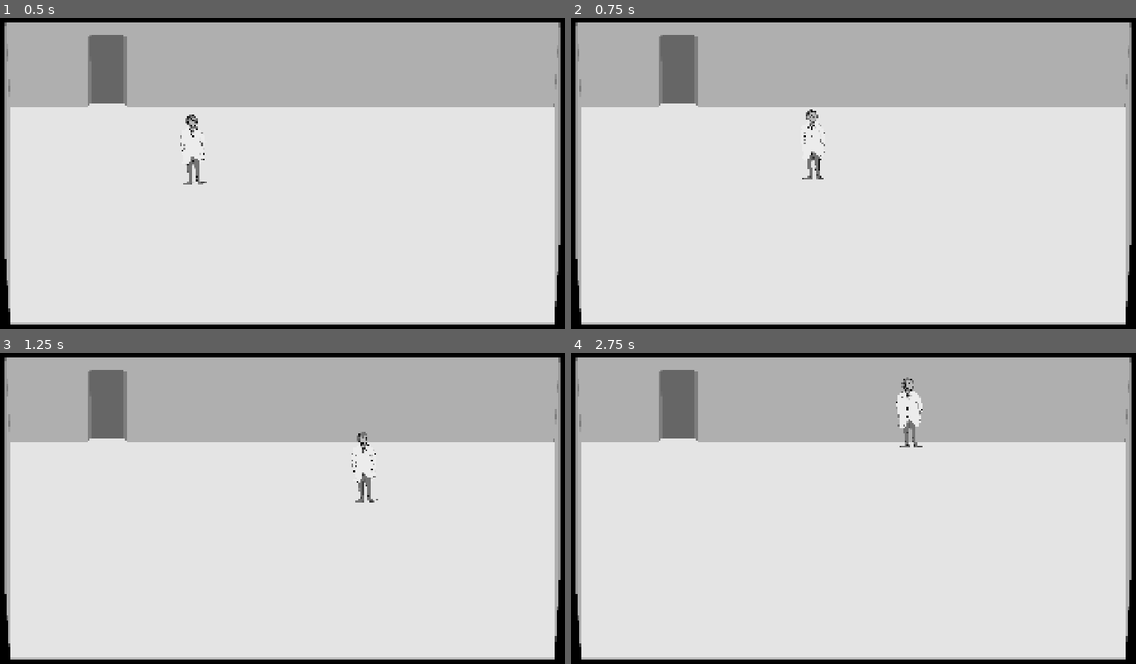
Above: before the commit, frames 1-4 (two rows, left to right).
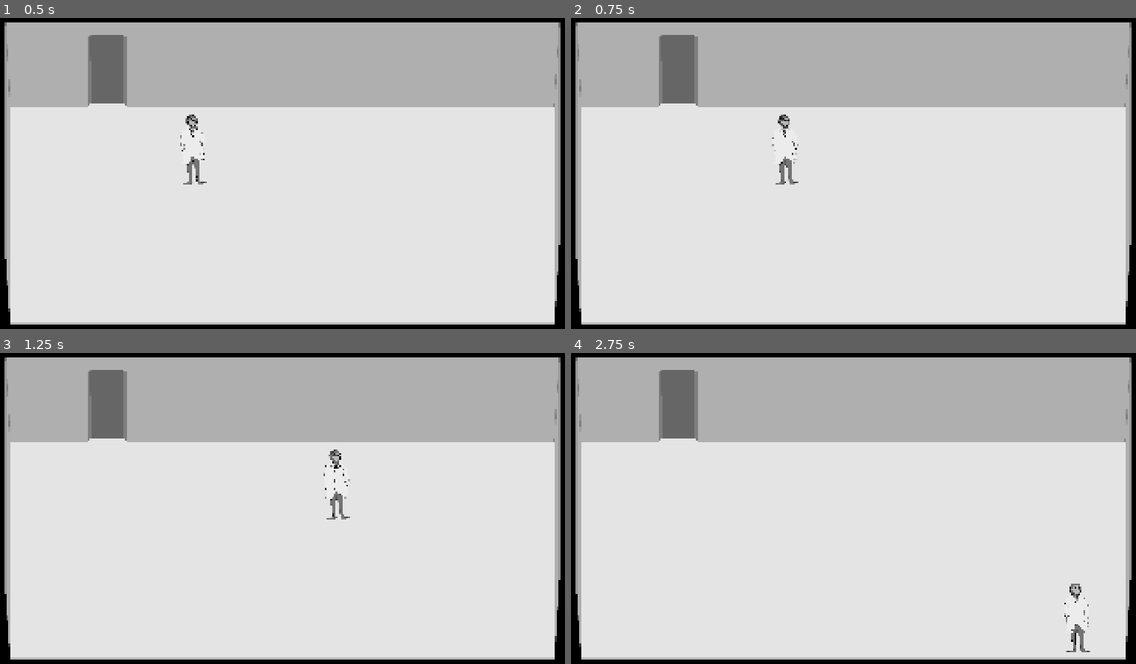
Above: after the commit, the same moments.

Repository: Kurdayy/The-Cure
Game: Godot game, scene res://Scenes/main_scene.tscn
Two runs of this game, one before a commit and one after it. Both use one fixed random seed, a clock stepped at 60 frames per second and the inputs below.
Inputs (mouse positions are in pixels of both pictures, inside the frame that each line leads up to):
- Up to frame 1 (0.5 s): no input
- Up to frame 2 (0.75 s): tap Enter at 0.5 s; move the mouse to (983, 157) at 0.52 s; hold D (move_right, bound only after the commit) from 0.53 s (still down); hold Right mouse button (move) from 0.53 s (still down)
- Up to frame 3 (1.25 s): keep holding D (move_right, bound only after the commit); keep holding Right mouse button (move)
- Up to frame 4 (2.75 s): move the mouse to (734, 527) at 1.27 s; release D (move_right, bound only after the commit) at 1.28 s; release Right mouse button (move) at 1.28 s; hold S (move_down, bound only after the commit) 1.28-2.03 s; click (734, 527) at 1.35 s; right-click (734, 527) at 1.55 s; move the mouse to (910, 436) at 2.02 s; hold D (move_right, bound only after the commit) from 2.03 s (still down); hold Right mouse button (move) from 2.03 s (still down)

Frame 1 is identical in both runs. In frame 2, 0.5% of the frame differs, in the area x 35-45%, y 29-54%; in frame 3, 0.5%; in frame 4, 0.8%, in the area x 57-92%, y 7-97%.

Commit message:
added WASD move and collisions, updated transitions
WASD move
Transition logic really basic atm, must leave the collision space of the transitioned to transition to reenable and go back.

Diff:
--- a/Scenes/main_scene.tscn
+++ b/Scenes/main_scene.tscn
@@ -17,7 +17,7 @@
 position = Vector2(-1920, 1080)
 
 [node name="room_b_hall0" parent="RoomManager" instance=ExtResource("6_maf8m")]
-position = Vector2(-1920, -1080)
+position = Vector2(-1920, -2032)
 
 [node name="room_b_hall1" parent="RoomManager" instance=ExtResource("7_huasi")]
 position = Vector2(0, -1080)
--- a/Scenes/player_character.tscn
+++ b/Scenes/player_character.tscn
@@ -11,6 +11,8 @@
 scale = Vector2(0.435547, 0.435547)
 script = ExtResource("1_cmdk4")
 movement_speed = 800.0
+movement_accel = 3200.0
+movement_deccel = 6400.0
 
 [node name="TestCharPng" type="Sprite2D" parent="."]
 position = Vector2(-146.942, -551.031)
--- a/Scenes/rooms/room_b_hall0.tscn
+++ b/Scenes/rooms/room_b_hall0.tscn
@@ -1,13 +1,15 @@
-[gd_scene load_steps=5 format=3 uid="uid://hdfv4uqe4353"]
+[gd_scene load_steps=6 format=3 uid="uid://hdfv4uqe4353"]
 
 [ext_resource type="Script" uid="uid://c1mx7iv3y3lcp" path="res://Scripts/room.gd" id="1_qyikc"]
 [ext_resource type="Texture2D" uid="uid://bs8umcl1h2337" path="res://Backgrounds/bg_b_hall0.png" id="2_p15v1"]
-[ext_resource type="Script" uid="uid://durtuac7kceol" path="res://Scripts/room_transition.gd" id="3_t7jnl"]
+[ext_resource type="PackedScene" uid="uid://nog261mv5dii" path="res://Scenes/transition.tscn" id="3_6iyp8"]
 
 [sub_resource type="NavigationPolygon" id="NavigationPolygon_oq0nc"]
 vertices = PackedVector2Array(1130, 877.922, 98, 885.922, 98, 806, 670, 626, 1450, 626, 1450, 602, 1526, 602, 1526, 626, 1910, 626, 1910, 878, 1198, 878, 1198, 910, 1130, 910, 10, 806, 10, 698, 98, 698, 602, 626, 98, 626, 670, 602, 602, 602)
 polygons = Array[PackedInt32Array]([PackedInt32Array(0, 1, 2, 3), PackedInt32Array(4, 5, 6, 7), PackedInt32Array(7, 8,  …(228 unchanged characters)…
 outlines = Array[PackedVector2Array]([PackedVector2Array(88, 616, 88, 688, 0, 688, 0, 816, 88, 816, 88, 896, 1120, 888, 1120, 920, 1208, 920, 1208, 888, 1920, 888, 1920, 616, 1536, 616, 1536, 592, 1440, 592, 1440, 616, 680, 616, 680, 592, 592, 592, 592, 616)])
+
+[sub_resource type="PhysicsMaterial" id="PhysicsMaterial_ftsn6"]
 
 [node name="room_b_hall0" type="Node2D"]
 script = ExtResource("1_qyikc")
@@ -22,50 +24,42 @@
 
 [node name="transitions" type="Node2D" parent="."]
 
-[node name="t0" type="Area2D" parent="transitions"]
-position = Vector2(640, 664)
-script = ExtResource("3_t7jnl")
+[node name="t0" parent="transitions" instance=ExtResource("3_6iyp8")]
+position = Vector2(640, 584)
 
-[node name="transition_area" type="CollisionPolygon2D" parent="transitions/t0"]
-position = Vector2(-88, -96)
-polygon = PackedVector2Array(0, 0, 176, 0, 176, 32, 0, 32)
+[node name="t1" parent="transitions" instance=ExtResource("3_6iyp8")]
+position = Vector2(1490, 600)
 
-[node name="t1" type="Area2D" parent="transitions"]
-position = Vector2(1488, 648)
-script = ExtResource("3_t7jnl")
+[node name="t2" parent="transitions" instance=ExtResource("3_6iyp8")]
+position = Vector2(16, 752)
+room_to = "room_b_mng"
+dirh = false
 
-[node name="transition_area" type="CollisionPolygon2D" parent="transitions/t1"]
-position = Vector2(-80, -80)
-polygon = PackedVector2Array(0, 0, 168, 0, 168, 32, 0, 32)
+[node name="transition_area" parent="transitions/t2" index="0"]
+position = Vector2(-40, 32)
+polygon = PackedVector2Array(24, -104, 56, -104, 56, 40, 24, 40)
 
-[node name="t2" type="Area2D" parent="transitions"]
-position = Vector2(96, 760)
-script = ExtResource("3_t7jnl")
-room_to = "room_b_mng"
+[node name="t5" parent="transitions" instance=ExtResource("3_6iyp8")]
+position = Vector2(1904, 752)
+room_to = "room_b_hall1"
+dirh = false
 
-[node name="transition_area" type="CollisionPolygon2D" parent="transitions/t2"]
-position = Vector2(-72, 32)
-polygon = PackedVector2Array(-24, -112, 8, -112, 8, 32, -24, 32)
+[node name="transition_area" parent="transitions/t5" index="0"]
+polygon = PackedVector2Array(72, -128, 104, -128, 104, 160, 72, 160)
 
-[node name="t3" type="Area2D" parent="transitions"]
-position = Vector2(1816, 744)
-script = ExtResource("3_t7jnl")
-room_to = "room_b_hall1"
+[node name="t4" parent="transitions" instance=ExtResource("3_6iyp8")]
+position = Vector2(1168, 928)
 
-[node name="transition_area" type="CollisionPolygon2D" parent="transitions/t3"]
-position = Vector2(96, 56)
-polygon = PackedVector2Array(-24, -240, 8, -240, 8, 112, -24, 112)
+[node name="room_collision" type="StaticBody2D" parent="."]
+physics_material_override = SubResource("PhysicsMaterial_ftsn6")
 
-[node name="t4" type="Area2D" parent="transitions"]
-position = Vector2(1168, 808)
-script = ExtResource("3_t7jnl")
+[node name="CollisionPolygon2D" type="CollisionPolygon2D" parent="room_collision"]
+polygon = PackedVector2Array(0, 824, 48, 824, 48, 896, 1096, 896, 1096, 920, 1240, 920, 1240, 896, 1920, 896, 1920, 1080, 0, 1080)
 
-[node name="transition_area" type="CollisionPolygon2D" parent="transitions/t4"]
-position = Vector2(-72, 32)
-polygon = PackedVector2Array(-24, 72, 168, 72, 168, 96, -24, 96)
+[node name="CollisionPolygon2D2" type="CollisionPolygon2D" parent="room_collision"]
+polygon = PackedVector2Array(0, 680, 48, 680, 48, 608, 568, 608, 568, 576, 704, 576, 704, 608, 1424, 608, 1424, 576, 1560, 576, 1560, 608, 1920, 608, 1920, 0, 0, 0)
 
-[connection signal="body_entered" from="transitions/t0" to="transitions/t0" method="_on_body_entered"]
-[connection signal="body_entered" from="transitions/t1" to="transitions/t1" method="_on_body_entered"]
-[connection signal="body_entered" from="transitions/t2" to="transitions/t2" method="_on_body_entered"]
-[connection signal="body_entered" from="transitions/t3" to="transitions/t3" method="_on_body_entered"]
-[connection signal="body_entered" from="transitions/t4" to="transitions/t4" method="_on_body_entered"]
+[editable path="transitions/t0"]
+[editable path="transitions/t2"]
+[editable path="transitions/t5"]
+[editable path="transitions/t4"]
--- a/Scenes/rooms/room_b_hall1.tscn
+++ b/Scenes/rooms/room_b_hall1.tscn
@@ -1,13 +1,16 @@
-[gd_scene load_steps=5 format=3 uid="uid://dc77jk1r7smmd"]
+[gd_scene load_steps=7 format=3 uid="uid://dc77jk1r7smmd"]
 
 [ext_resource type="Script" uid="uid://c1mx7iv3y3lcp" path="res://Scripts/room.gd" id="1_ext8b"]
 [ext_resource type="Texture2D" uid="uid://b8mdjmxxfxeep" path="res://Backgrounds/bg_b_hall1.png" id="2_rkbla"]
 [ext_resource type="Script" uid="uid://durtuac7kceol" path="res://Scripts/room_transition.gd" id="3_oo1m4"]
+[ext_resource type="PackedScene" uid="uid://nog261mv5dii" path="res://Scenes/transition.tscn" id="3_p15v1"]
 
 [sub_resource type="NavigationPolygon" id="NavigationPolygon_oq0nc"]
 vertices = PackedVector2Array(870, 626, 1566, 626, 1566, 650, 1654, 650, 1654, 854, 1566, 854, 1566, 878, 10, 878, 10, 626, 626, 626, 870, 330, 626, 330)
 polygons = Array[PackedInt32Array]([PackedInt32Array(0, 1, 2), PackedInt32Array(2, 3, 4, 5), PackedInt32Array(5, 6, 7, 8, 9), PackedInt32Array(2, 5, 9, 0), PackedInt32Array(10, 0, 9, 11)])
 outlines = Array[PackedVector2Array]([PackedVector2Array(0, 616, 0, 888, 1576, 888, 1576, 864, 1664, 864, 1664, 640, 1576, 640, 1576, 616, 880, 616, 880, 320, 616, 320, 616, 616)])
+
+[sub_resource type="PhysicsMaterial" id="PhysicsMaterial_p15v1"]
 
 [node name="room_b_hall1" type="Node2D"]
 script = ExtResource("1_ext8b")
@@ -22,23 +25,31 @@
 
 [node name="transitions" type="Node2D" parent="."]
 
-[node name="t0" type="Area2D" parent="transitions"]
-position = Vector2(128, 752)
-script = ExtResource("3_oo1m4")
+[node name="t0" parent="transitions" instance=ExtResource("3_p15v1")]
+position = Vector2(16, 752)
 room_to = "room_b_hall0"
 point_to_id = 3
+dirh = false
 
-[node name="transition_area" type="CollisionPolygon2D" parent="transitions/t0"]
-position = Vector2(-88, -96)
-polygon = PackedVector2Array(-40, -40, -16, -40, -16, 232, -40, 232)
+[node name="transition_area" parent="transitions/t0" index="0"]
+position = Vector2(-96, -16)
+polygon = PackedVector2Array(80, -128, 112, -128, 112, 160, 80, 160)
 
 [node name="t1" type="Area2D" parent="transitions"]
 position = Vector2(1536, 760)
 script = ExtResource("3_oo1m4")
+dirh = false
 
 [node name="transition_area" type="CollisionPolygon2D" parent="transitions/t1"]
 position = Vector2(-80, -80)
 polygon = PackedVector2Array(192, -48, 224, -48, 224, 192, 192, 192)
 
-[connection signal="body_entered" from="transitions/t0" to="transitions/t0" method="_on_body_entered"]
+[node name="room_collision" type="StaticBody2D" parent="."]
+physics_material_override = SubResource("PhysicsMaterial_p15v1")
+
+[node name="CollisionPolygon2D" type="CollisionPolygon2D" parent="room_collision"]
+polygon = PackedVector2Array(0, 896, 1600, 896, 1600, 872, 1680, 872, 1680, 632, 1600, 632, 1600, 608, 896, 608, 896, 320, 600, 320, 600, 608, 0, 608, 0, 0, 1920, 0, 1920, 1080, 0, 1080)
+
 [connection signal="body_entered" from="transitions/t1" to="transitions/t1" method="_on_body_entered"]
+
+[editable path="transitions/t0"]
--- a/Scenes/rooms/room_b_mng.tscn
+++ b/Scenes/rooms/room_b_mng.tscn
@@ -1,13 +1,15 @@
-[gd_scene load_steps=5 format=3 uid="uid://cthlmpw10bjwp"]
+[gd_scene load_steps=6 format=3 uid="uid://cthlmpw10bjwp"]
 
 [ext_resource type="Script" uid="uid://c1mx7iv3y3lcp" path="res://Scripts/room.gd" id="1_mf4d0"]
 [ext_resource type="Texture2D" uid="uid://c8y3j2nc4nbo7" path="res://Backgrounds/bg_b_mng.png" id="2_mf4d0"]
-[ext_resource type="Script" uid="uid://durtuac7kceol" path="res://Scripts/room_transition.gd" id="3_eri5c"]
+[ext_resource type="PackedScene" uid="uid://nog261mv5dii" path="res://Scenes/transition.tscn" id="3_mf4d0"]
 
 [sub_resource type="NavigationPolygon" id="NavigationPolygon_oq0nc"]
 vertices = PackedVector2Array(1174, 690, 1230, 690, 1230, 806, 1174, 806, 1174, 934, 746, 934, 746, 354, 1174, 354)
 polygons = Array[PackedInt32Array]([PackedInt32Array(0, 1, 2, 3), PackedInt32Array(3, 4, 5, 6), PackedInt32Array(0, 3, 6), PackedInt32Array(7, 0, 6)])
 outlines = Array[PackedVector2Array]([PackedVector2Array(736, 344, 736, 944, 1184, 944, 1184, 816, 1240, 816, 1240, 680, 1184, 680, 1184, 344)])
+
+[sub_resource type="PhysicsMaterial" id="PhysicsMaterial_mf4d0"]
 
 [node name="room_b_mng" type="Node2D"]
 script = ExtResource("1_mf4d0")
@@ -22,14 +24,19 @@
 
 [node name="transitions" type="Node2D" parent="."]
 
-[node name="t0" type="Area2D" parent="transitions"]
-position = Vector2(1200, 760)
-script = ExtResource("3_eri5c")
+[node name="t0" parent="transitions" instance=ExtResource("3_mf4d0")]
+position = Vector2(1248, 752)
 room_to = "room_b_hall0"
 point_to_id = 2
+dirh = false
 
-[node name="transition_area" type="CollisionPolygon2D" parent="transitions/t0"]
-position = Vector2(-56, -48)
-polygon = PackedVector2Array(88, -32, 112, -32, 112, 112, 88, 112)
+[node name="transition_area" parent="transitions/t0" index="0"]
+polygon = PackedVector2Array(72, -56, 104, -56, 104, 88, 72, 88)
 
-[connection signal="body_entered" from="transitions/t0" to="transitions/t0" method="_on_body_entered"]
+[node name="room_collision" type="StaticBody2D" parent="."]
+physics_material_override = SubResource("PhysicsMaterial_mf4d0")
+
+[node name="CollisionPolygon2D" type="CollisionPolygon2D" parent="room_collision"]
+polygon = PackedVector2Array(0, 0, 712, 344, 712, 944, 1208, 944, 1208, 824, 1264, 824, 1264, 680, 1208, 680, 1208, 344, 712, 344, 0, 0, 1920, 0, 1920, 1080, 0, 1080)
+
+[editable path="transitions/t0"]
--- a/Scenes/rooms/room_lab.tscn
+++ b/Scenes/rooms/room_lab.tscn
@@ -9,6 +9,8 @@
 polygons = Array[PackedInt32Array]([PackedInt32Array(0, 1, 2, 3), PackedInt32Array(3, 4, 5), PackedInt32Array(0, 3, 5, 6), PackedInt32Array(6, 5, 7)])
 outlines = Array[PackedVector2Array]([PackedVector2Array(80, 312, 80, 1016, 1840, 1016, 1840, 312, 448, 312, 448, 280, 320, 280, 320, 312)])
 
+[sub_resource type="PhysicsMaterial" id="PhysicsMaterial_bk112"]
+
 [node name="room_lab" type="Node2D"]
 script = ExtResource("1_oq0nc")
 metadata/_custom_type_script = "uid://c1mx7iv3y3lcp"
@@ -18,18 +20,30 @@
 centered = false
 
 [node name="room_nav" type="NavigationRegion2D" parent="."]
+visible = false
 navigation_polygon = SubResource("NavigationPolygon_oq0nc")
 
 [node name="transitions" type="Node2D" parent="."]
 
 [node name="t0" type="Area2D" parent="transitions"]
-position = Vector2(384, 336)
+position = Vector2(392, 280)
 script = ExtResource("2_wfm5n")
 room_to = "room_b_hall0"
 point_to_id = 4
 
 [node name="transition_area" type="CollisionPolygon2D" parent="transitions/t0"]
-position = Vector2(-56, -80)
+position = Vector2(-56, -16)
 polygon = PackedVector2Array(0, 0, 112, 0, 112, 32, 0, 32)
 
+[node name="Area2D" type="Area2D" parent="."]
+monitoring = false
+monitorable = false
+
+[node name="room_collision" type="StaticBody2D" parent="."]
+physics_material_override = SubResource("PhysicsMaterial_bk112")
+
+[node name="CollisionPolygon2D" type="CollisionPolygon2D" parent="room_collision"]
+polygon = PackedVector2Array(72, 312, 72, 1024, 1840, 1016, 1840, 312, 456, 312, 456, 256, 328, 256, 328, 312, 72, 312, 0, 0, 1920, 0, 1920, 1080, 0, 1080, 0, 0)
+
 [connection signal="body_entered" from="transitions/t0" to="transitions/t0" method="_on_body_entered"]
+[connection signal="body_exited" from="transitions/t0" to="transitions/t0" method="_on_body_exited"]
--- /dev/null
+++ b/Scenes/transition.tscn
@@ -0,0 +1,13 @@
+[gd_scene load_steps=2 format=3 uid="uid://nog261mv5dii"]
+
+[ext_resource type="Script" uid="uid://durtuac7kceol" path="res://Scripts/room_transition.gd" id="1_jnsx0"]
+
+[node name="t0" type="Area2D"]
+script = ExtResource("1_jnsx0")
+
+[node name="transition_area" type="CollisionPolygon2D" parent="."]
+position = Vector2(-88, -16)
+polygon = PackedVector2Array(24, 0, 152, 0, 152, 32, 24, 32)
+
+[connection signal="body_entered" from="." to="." method="_on_body_entered"]
+[connection signal="body_exited" from="." to="." method="_on_body_exited"]
--- a/Scripts/player_character.gd
+++ b/Scripts/player_character.gd
@@ -1,10 +1,20 @@
 extends CharacterBody2D
 
+#adjustable variables
 @export var movement_speed: float = 200
+@export var movement_accel: float = 400
+@export var movement_deccel: float = 600
+
+#global references
+@onready var nav_agent: NavigationAgent2D = $player_nav
+@onready var camera: Camera2D = get_tree().current_scene.get_node("MainCamera")
+
 var move_target: Vector2
 var nav_max_move_gap = 50;
-@onready var nav_agent: NavigationAgent2D = $player_nav
-@onready var camera: Camera2D = get_tree().current_scene.get_node("MainCamera")
+var move_accel: Vector2 = Vector2(0,0)
+var moveh_last: int
+var movev_last: int
+var input_map: Vector2 = Vector2(0, 0)
 
 func _ready() -> void:
 	nav_agent.path_desired_distance = 6.0
@@ -29,32 +39,79 @@
 func _physics_process(delta: float) -> void:
 	input_check()
 
+	#if input accelerate to our goals
+	if input_map != Vector2.ZERO:
+		velocity.x = clamp(velocity.x + (input_map.x * movement_accel * delta), -movement_speed, movement_speed)
+		velocity.y = clamp(velocity.y + (input_map.y * movement_accel * delta), -movement_speed, movement_speed)
+		#clamp length
+		if velocity.length() > movement_speed:
+			velocity = velocity.normalized() * movement_speed
+
+	#nothing pressed, we still have velocity, decelerate
+	if velocity != Vector2.ZERO:
+		if velocity.x > 0 && input_map.x <= 0:
+			velocity.x = clamp(velocity.x - (movement_deccel * delta), 0, movement_speed)
+		elif velocity.x < 0 && input_map.x >= 0:
+			velocity.x = clamp(velocity.x + (movement_deccel * delta), -movement_speed, 0)
+
+		if velocity.y > 0 && input_map.y <= 0:
+			velocity.y = clamp(velocity.y - (movement_deccel * delta), 0, movement_speed)
+		elif velocity.y < 0 && input_map.y >= 0:
+			velocity.y = clamp(velocity.y + (movement_deccel * delta), -movement_speed, 0)
+
+
+	#nav_move() 	#Optional nav based movement
+	move_and_slide()
+
+
+
+func nav_move() -> void:
 	#movement code
 	if nav_agent.is_navigation_finished():
 		return
 
 	var current_agent_pos: Vector2 = global_position
 	var next_path_pos: Vector2 = nav_agent.get_next_path_position()
+	velocity = current_agent_pos.direction_to(next_path_pos) * movement_speed
 
-	velocity = current_agent_pos.direction_to(next_path_pos) * movement_speed
-	move_and_slide()
 
+
+func move_check_h(dir: String, oppdir: String, dirint: int) -> void:
+	if Input.is_action_just_pressed(dir):
+		input_map.x = dirint
+	elif Input.is_action_just_released(dir):
+		if Input.is_action_pressed(oppdir):
+			input_map.x = -dirint
+		else:
+			input_map.x = 0
+
+func move_check_v(dir: String, oppdir: String, dirint: int) -> void:
+	if Input.is_action_just_pressed(dir):
+		input_map.y = dirint
+	elif Input.is_action_just_released(dir):
+		if Input.is_action_pressed(oppdir):
+			input_map.y = -dirint
+		else:
+			input_map.y = 0
 
 
 func input_check() -> void:
 	if Input.is_action_just_pressed("interact"):
 		print("interact at ", get_viewport().get_mouse_position())
+
 	elif Input.is_action_pressed("move"):
 		print("move at ", get_viewport().get_mouse_position())
 		var worldpos = get_viewport().get_mouse_position() + camera.global_position
 		input_move(worldpos)
 
-
 	elif Input.is_action_just_pressed("inventory"):
 		print("open inventory")
 
-
-
+	#perform movement input checks and update the input map with new values
+	move_check_h("move_left", "move_right", -1)
+	move_check_h("move_right", "move_left", 1)
+	move_check_v("move_up", "move_down", -1)
+	move_check_v("move_down", "move_up", 1)
 
 
 func input_move(pos: Vector2) -> void:
--- a/Scripts/room_manager.gd
+++ b/Scripts/room_manager.gd
@@ -36,14 +36,21 @@
 	current_room = new_room
 	camera.global_position = new_room.global_position
 	current_room.show()
+	for c in current_room.get_children(true):
+		c.set_process(true)
+		c.set_physics_process(true)
 	print("Changed current room to ", current_room)
 
 
-func room_transition(room_from: Room, room_to_name: String, point_to_id: int, collider: Node2D):
+func room_transition(room_from: Room, room_to_name: String, point_to_id: int, collider: Node2D, offset: Vector2):
 	room_from.hide()
+	for c in room_from.get_children(true):
+		c.set_process(false)
+		c.set_physics_process(false)
 	var room_to: Room = get_room_from_name(room_to_name)
 	var transition = room_to.transitions[point_to_id]
 
 	update_current_room(room_to)
-	player.global_position = transition.global_position
-	player.set_move_target(transition.global_position)
+	transition.deactivate_transition() #so we dont collide when we first enter
+	player.global_position = transition.global_position + offset #mirror offset when we touch the zone
+	player.set_move_target(transition.global_position  + offset)
--- a/Scripts/room_transition.gd
+++ b/Scripts/room_transition.gd
@@ -2,10 +2,59 @@
 
 @export var room_to: String = "room_lab"
 @export var point_to_id: int = 0
+@export var active_transition: bool = true
+@export var locked: bool = false
+##true for horizontal false for vertical transitions
+@export var dirh: bool = true
+var tweak_dist: float = 0.9
 @onready var parent: Room = get_parent().get_parent() #dirty foul creation
 
-signal room_transition(room_from, room_to, point_to)
+
+
+signal room_transition(room_from: Node2D, room_to: String, point_to: int, offset: Vector2)
+
+#func _ready():
+	#var min = Vector2(0, 0)
+	#var max = Vector2(0, 0)
+	#for v in $transition_area.polygon:
+		#if v.x < min.x:
+			#min.x = v.x
+		#elif v.x > max.x:
+			#max.x = v.x
+			#
+		#if v.y < min.y:
+			#min.y = v.y
+		#elif v.x > max.x:
+			#max.y = v.y
+			#
+	#var width = max.x - min.x
+	#var height = max.y - min.y
+	#if width > height:
+		#dirh = true
+	#else:
+		#dirh = false
+
+
+func deactivate_transition():
+	active_transition = false
+
 
 func _on_body_entered(body: Node2D) -> void:
 	print("transition ", name, " entered by ", body.name)
-	room_transition.emit(parent, room_to, point_to_id, body)
+	if (active_transition && body.name == "player_character"):
+		var p_offset: Vector2 = global_position - body.global_position
+		#based on direction add tweak dist and flip offset of the corresponding value
+		if dirh:
+			p_offset.x = (p_offset.x) * -1
+			p_offset.y *= tweak_dist
+		else:
+			p_offset.y = (p_offset.y) * -1
+			p_offset.x *= tweak_dist
+
+		room_transition.emit(parent, room_to, point_to_id, body, p_offset)
+
+
+func _on_body_exited(body: Node2D) -> void:
+	print("transition ", name, " exited by ", body.name)
+	if (!locked && body.name == "player_character"):
+		active_transition = true
--- a/project.godot
+++ b/project.godot
@@ -40,6 +40,30 @@
 , Object(InputEventKey,"resource_local_to_scene":false,"resource_name":"","device":-1,"window_id":0,"alt_pressed":false …(186 unchanged characters)…
 ]
 }
+move_left={
+"deadzone": 0.2,
+"events": [Object(InputEventKey,"resource_local_to_scene":false,"resource_name":"","device":-1,"window_id":0,"alt_pressed":false,"shift_pressed":false,"ctrl_pressed":false,"meta_pressed":false,"pressed":false,"keycode":0,"physical_keycode":65,"key_label":0,"unicode":97,"location":0,"echo":false,"script":null)
+, Object(InputEventKey,"resource_local_to_scene":false,"resource_name":"","device":-1,"window_id":0,"alt_pressed":false,"shift_pressed":false,"ctrl_pressed":false,"meta_pressed":false,"pressed":false,"keycode":0,"physical_keycode":4194319,"key_label":0,"unicode":0,"location":0,"echo":false,"script":null)
+]
+}
+move_right={
+"deadzone": 0.2,
+"events": [Object(InputEventKey,"resource_local_to_scene":false,"resource_name":"","device":-1,"window_id":0,"alt_pressed":false,"shift_pressed":false,"ctrl_pressed":false,"meta_pressed":false,"pressed":false,"keycode":0,"physical_keycode":68,"key_label":0,"unicode":100,"location":0,"echo":false,"script":null)
+, Object(InputEventKey,"resource_local_to_scene":false,"resource_name":"","device":-1,"window_id":0,"alt_pressed":false,"shift_pressed":false,"ctrl_pressed":false,"meta_pressed":false,"pressed":false,"keycode":0,"physical_keycode":4194321,"key_label":0,"unicode":0,"location":0,"echo":false,"script":null)
+]
+}
+move_up={
+"deadzone": 0.2,
+"events": [Object(InputEventKey,"resource_local_to_scene":false,"resource_name":"","device":-1,"window_id":0,"alt_pressed":false,"shift_pressed":false,"ctrl_pressed":false,"meta_pressed":false,"pressed":false,"keycode":0,"physical_keycode":87,"key_label":0,"unicode":119,"location":0,"echo":false,"script":null)
+, Object(InputEventKey,"resource_local_to_scene":false,"resource_name":"","device":-1,"window_id":0,"alt_pressed":false,"shift_pressed":false,"ctrl_pressed":false,"meta_pressed":false,"pressed":false,"keycode":0,"physical_keycode":4194320,"key_label":0,"unicode":0,"location":0,"echo":false,"script":null)
+]
+}
+move_down={
+"deadzone": 0.2,
+"events": [Object(InputEventKey,"resource_local_to_scene":false,"resource_name":"","device":-1,"window_id":0,"alt_pressed":false,"shift_pressed":false,"ctrl_pressed":false,"meta_pressed":false,"pressed":false,"keycode":0,"physical_keycode":83,"key_label":0,"unicode":115,"location":0,"echo":false,"script":null)
+, Object(InputEventKey,"resource_local_to_scene":false,"resource_name":"","device":-1,"window_id":0,"alt_pressed":false,"shift_pressed":false,"ctrl_pressed":false,"meta_pressed":false,"pressed":false,"keycode":0,"physical_keycode":4194322,"key_label":0,"unicode":0,"location":0,"echo":false,"script":null)
+]
+}
 
 [rendering]
 
Not shown: 1 places in Scenes/rooms/room_lab.tscn that only renumber resources
